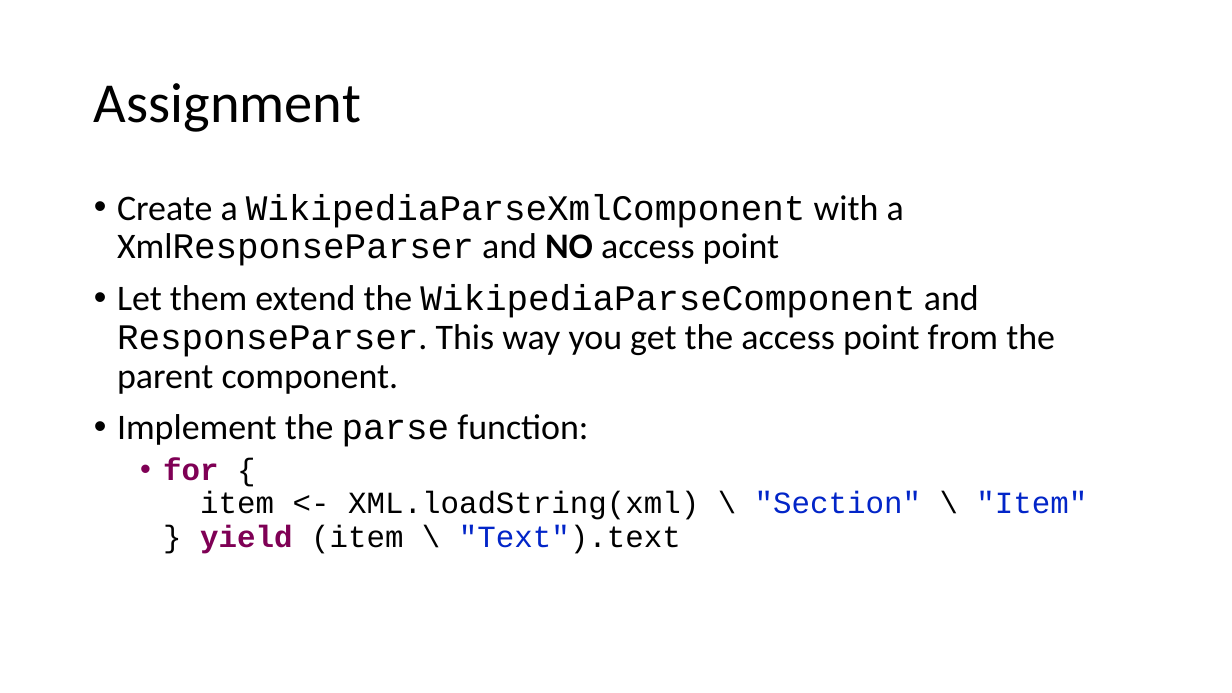
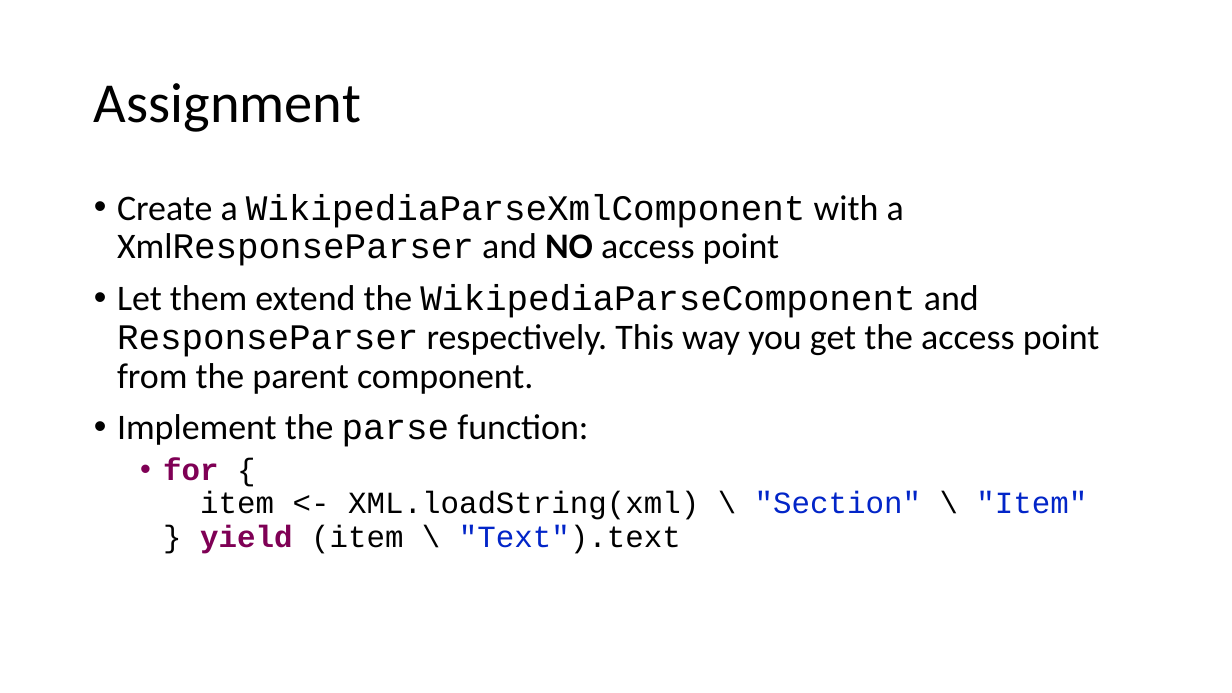
Before and after one commit to rvanheest-DANS-KNAW/course-scala, a slide deck: slide 20 of src/main/scala/workshop5/Presentation.pptx. Drawn at 1232x693 pixels with LibreOffice and Linux fonts; fonts in the diff are those of the drawing. Boxes give left, top, right and bottom in pixels: in the first picture for what was removed or moved away, otherwise in the second. Text is boxed around its words. In the diff, an @@ line names an element or a change of style, - is before the commit and + after.

```diff
--- a/src/main/scala/workshop5/Presentation.pptx
+++ b/src/main/scala/workshop5/Presentation.pptx
@@ text at <box>117,285,1100,394</box>: text changed @@
-• Let them extend the WikipediaParseComponent and ResponseParser. This way you get the access point from the parent component.
+• Let them extend the WikipediaParseComponent and ResponseParser respectively. This way you get the access point from the parent component.
```
Also in this commit, not shown: 4 other slides changed, 1 other file.
